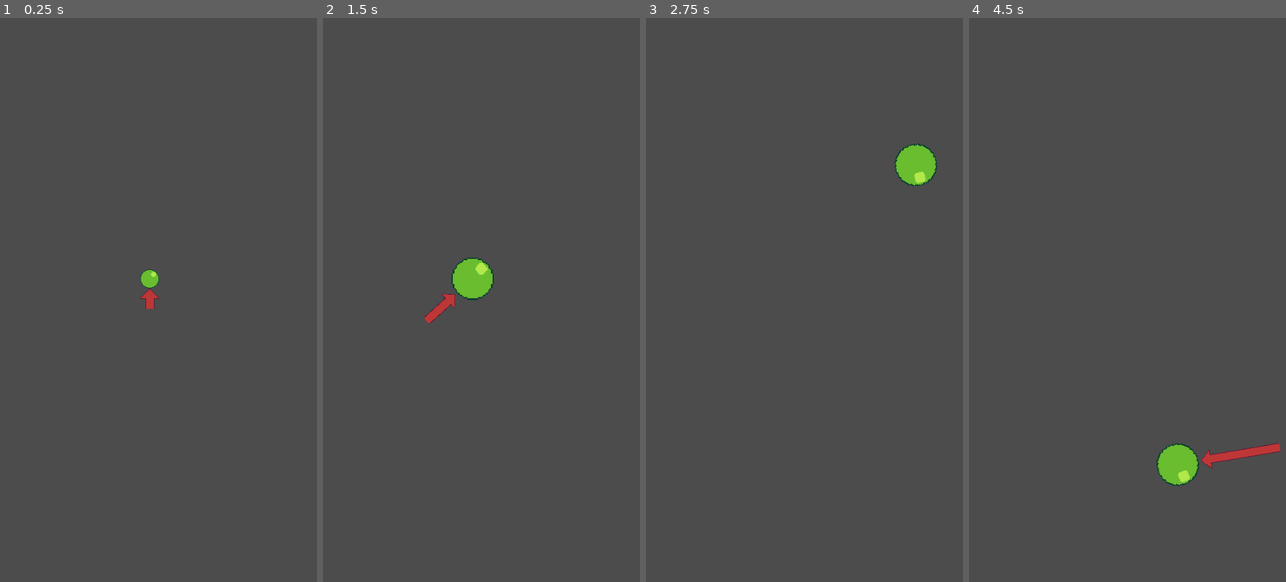
Above: before the commit, frames 1-4 (left to right).
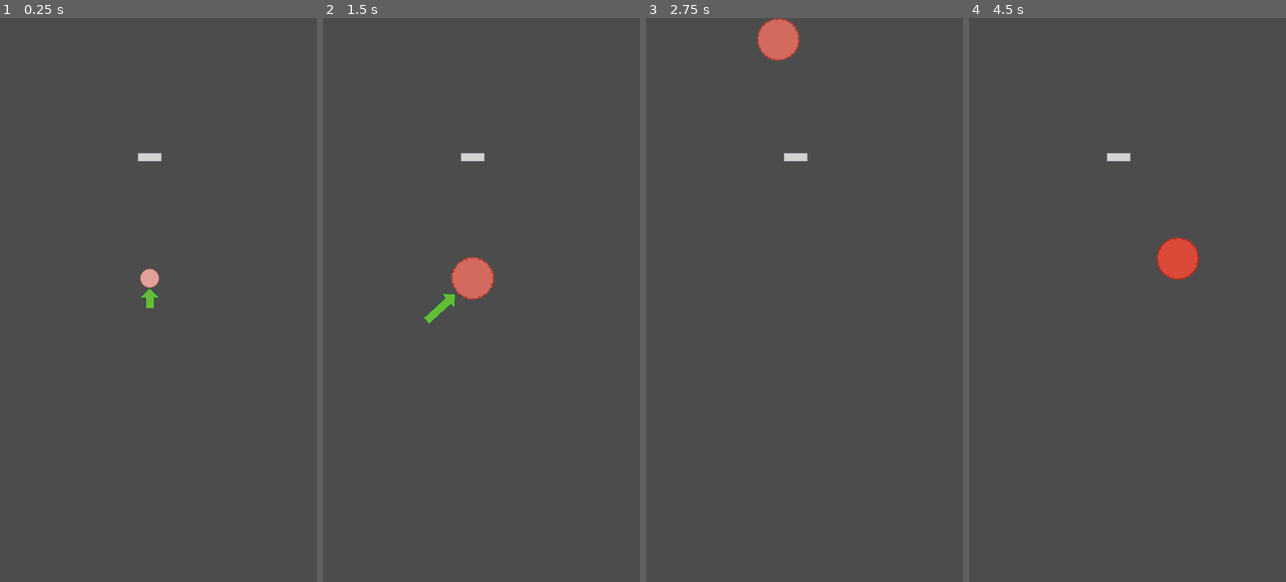
Above: after the commit, the same moments.

Repository: Aprikot-Games/Kinetis
Game: Godot game, scene res://Level.tscn
Two runs of this game, one before a commit and one after it. Both use one fixed random seed, a clock stepped at 60 frames per second and the inputs below.
Inputs (mouse positions are in pixels of both pictures, inside the frame that each line leads up to):
- Up to frame 1 (0.25 s): no input
- Up to frame 2 (1.5 s): tap Enter at 0.5 s; move the mouse to (551, 271) at 0.52 s; click (551, 271) at 0.67 s; tap Space at 1.25 s; move the mouse to (418, 328) at 1.27 s; click (418, 328) at 1.42 s
- Up to frame 3 (2.75 s): move the mouse to (836, 175) at 2.02 s; click (836, 175) at 2.17 s
- Up to frame 4 (4.5 s): move the mouse to (1111, 412) at 2.77 s; click (1111, 412) at 2.92 s; move the mouse to (1222, 384) at 3.52 s; click (1222, 384) at 3.67 s; move the mouse to (1032, 215) at 4.27 s; click (1032, 215) at 4.42 s

The runs differ from the first frame. In frame 1, 0.4% of the frame differs, in the area x 43-52%, y 23-52%; in frame 2, 1.1%; in frame 3, 1.7%; in frame 4, 2.1%, in the area x 43-99%, y 23-83%.

Commit message:
Refined ball destruction

Diff:
--- a/Ball.gd
+++ b/Ball.gd
@@ -6,17 +6,31 @@
 var initial_mouse
 var diff_vec = 0
 var clamped_len = 0
-var ball_power = 1
+var ball_power = 3
+var bounces = 3
+const initial_pos = Vector2(255, 443)
+
+signal ball_destroyed
+
+var ball2_tex = preload("res://sprites/ball2.png")
+var ball3_tex = preload("res://sprites/ball3.png")
+var ball4_tex = preload("res://sprites/ball4.png")
+var ball5_tex = preload("res://sprites/ball5.png")
+var ball6_tex = preload("res://sprites/ball6.png")
+
+var ball_texs = [ball2_tex, ball3_tex, ball4_tex, ball5_tex, ball6_tex]
 
 func release():
 	if ball_state == STATE.LAUNCH:
 		apply_central_impulse(diff_vec.normalized() * clamped_len * 5)
+		ball_state = STATE.BOUNCE
+		$Arrow.hide()
 	if ball_state == STATE.RESIZE:
 		ball_state = STATE.LAUNCH
 
 # Called when the node enters the scene tree for the first time.
 func _ready():
-	pass # Replace with function body.
+	position = initial_pos
 
 func _process(delta):
 	if ball_state == STATE.LAUNCH:
@@ -37,9 +51,9 @@
 			$Arrow.offset.y = (vec_len * 18) + 16
 			$Arrow/ArrowBody.position.y = vec_len * 18 + 16
 			mass = 1
-			ball_power = floor(vec_len) + 1
+			ball_power = 5 - (floor(vec_len)+1)
 			print(ball_power)
-	pass
+	$Sprite.set_texture(ball_texs[ball_power])
 
 func _unhandled_input(event):
 	if event is InputEventMouseButton:
@@ -53,5 +67,11 @@
 
 func _on_Ball_body_entered(body):
 	if body.is_in_group("block"):
-		body.damage(ball_power)
+		body.damage(1)
 		pass
+	bounces -= 1
+	if bounces <= 0:
+		ball_power-= 1
+		bounces = 3
+	if ball_power < 0:
+		emit_signal("ball_destroyed")
--- /dev/null
+++ b/Ball.tscn
@@ -0,0 +1,38 @@
+[gd_scene load_steps=7 format=2]
+
+[ext_resource path="res://sprites/ball5.png" type="Texture" id=1]
+[ext_resource path="res://sprites/arrow_head.png" type="Texture" id=2]
+[ext_resource path="res://sprites/arrow_body.png" type="Texture" id=3]
+[ext_resource path="res://Ball.gd" type="Script" id=4]
+
+[sub_resource type="PhysicsMaterial" id=1]
+bounce = 1.0
+
+[sub_resource type="CircleShape2D" id=2]
+radius = 15.9939
+
+[node name="Ball" type="RigidBody2D"]
+position = Vector2( 255, 443 )
+input_pickable = true
+physics_material_override = SubResource( 1 )
+gravity_scale = 0.0
+contacts_reported = 1
+contact_monitor = true
+script = ExtResource( 4 )
+
+[node name="Sprite" type="Sprite" parent="."]
+texture = ExtResource( 1 )
+
+[node name="CollisionShape2D" type="CollisionShape2D" parent="."]
+shape = SubResource( 2 )
+
+[node name="Arrow" type="Sprite" parent="."]
+texture = ExtResource( 2 )
+offset = Vector2( 0, 33 )
+
+[node name="ArrowBody" type="Sprite" parent="Arrow"]
+position = Vector2( 0, 49 )
+texture = ExtResource( 3 )
+offset = Vector2( 0, 1 )
+
+[connection signal="body_entered" from="." to="." method="_on_Ball_body_entered"]
--- a/Level.gd
+++ b/Level.gd
@@ -1,11 +1,18 @@
 extends Node2D
 
 export (PackedScene) var Block
-# Declare member variables here. Examples:
-# var a = 2
-# var b = "text"
+export (PackedScene) var Ball
 
+var player_ball
 
-# Called when the node enters the scene tree for the first time.
+func create_new_ball():
+	player_ball = Ball.instance()
+	add_child(player_ball)
+	player_ball.connect("ball_destroyed", self, "_on_ball_destroyed")
+
 func _ready():
-	pass # Replace with function body.
+	create_new_ball()
+
+func _on_ball_destroyed():
+	player_ball.queue_free()
+	create_new_ball()
--- a/Level.tscn
+++ b/Level.tscn
@@ -1,25 +1,8 @@
-[gd_scene load_steps=11 format=2]
+[gd_scene load_steps=5 format=2]
 
-[ext_resource path="res://sprites/ball.png" type="Texture" id=1]
+[ext_resource path="res://Ball.tscn" type="PackedScene" id=1]
 [ext_resource path="res://Level.gd" type="Script" id=2]
-[ext_resource path="res://Ball.gd" type="Script" id=3]
-[ext_resource path="res://sprites/arrow_body.png" type="Texture" id=4]
-[ext_resource path="res://sprites/arrow_head.png" type="Texture" id=5]
 [ext_resource path="res://Block.tscn" type="PackedScene" id=6]
-
-[sub_resource type="PhysicsMaterial" id=1]
-bounce = 1.0
-
-[sub_resource type="SpriteFrames" id=2]
-animations = [ {
-"frames": [ ExtResource( 1 ) ],
-"loop": true,
-"name": "default",
-"speed": 5.0
-} ]
-
-[sub_resource type="CircleShape2D" id=3]
-radius = 15.9939
 
 [sub_resource type="RectangleShape2D" id=4]
 extents = Vector2( 480, 11 )
@@ -27,30 +10,7 @@
 [node name="Level" type="Node2D"]
 script = ExtResource( 2 )
 Block = ExtResource( 6 )
-
-[node name="Ball" type="RigidBody2D" parent="."]
-position = Vector2( 255.027, 443.817 )
-input_pickable = true
-physics_material_override = SubResource( 1 )
-gravity_scale = 0.0
-contacts_reported = 1
-contact_monitor = true
-script = ExtResource( 3 )
-
-[node name="Sprite" type="AnimatedSprite" parent="Ball"]
-frames = SubResource( 2 )
-
-[node name="CollisionShape2D" type="CollisionShape2D" parent="Ball"]
-shape = SubResource( 3 )
-
-[node name="Arrow" type="Sprite" parent="Ball"]
-texture = ExtResource( 5 )
-offset = Vector2( 0, 33 )
-
-[node name="ArrowBody" type="Sprite" parent="Ball/Arrow"]
-position = Vector2( 0, 49 )
-texture = ExtResource( 4 )
-offset = Vector2( 0, 1 )
+Ball = ExtResource( 1 )
 
 [node name="Walls" type="StaticBody2D" parent="."]
 
@@ -72,4 +32,4 @@
 rotation = 1.5708
 shape = SubResource( 4 )
 
-[connection signal="body_entered" from="Ball" to="Ball" method="_on_Ball_body_entered"]
+[node name="Block" parent="." instance=ExtResource( 6 )]
Binary file changed: sprites/arrow_body.png
Binary file changed: sprites/arrow_head.png
Binary file added: sprites/ball2.png
Not shown, added: sprites/ball2.png.import
Binary file added: sprites/ball3.png
Not shown, added: sprites/ball3.png.import
Binary file added: sprites/ball4.png
Not shown, added: sprites/ball4.png.import
Binary file added: sprites/ball5.png
Not shown, added: sprites/ball5.png.import
Binary file added: sprites/ball6.png
Not shown, added: sprites/ball6.png.import
(and 1 more such lines)
